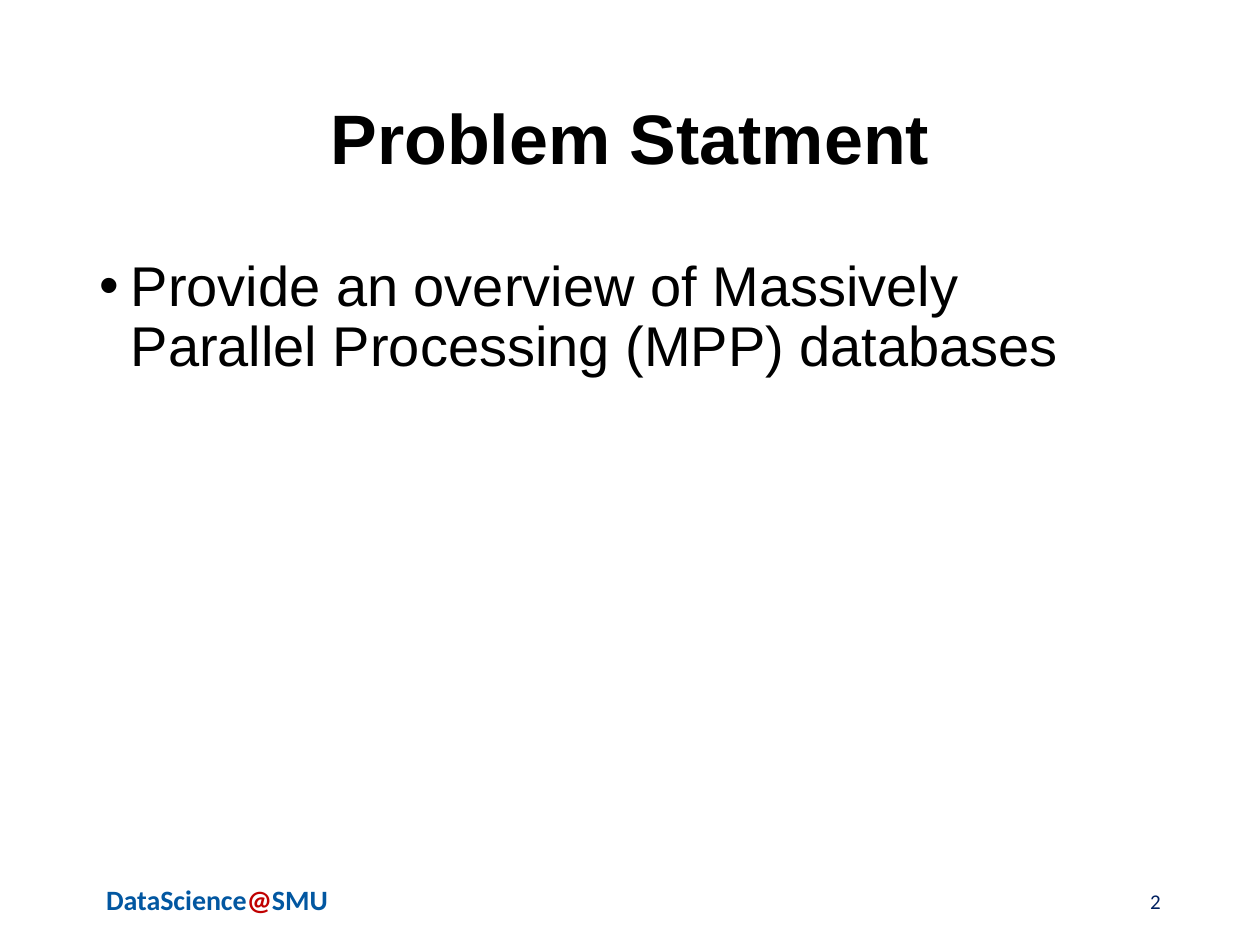
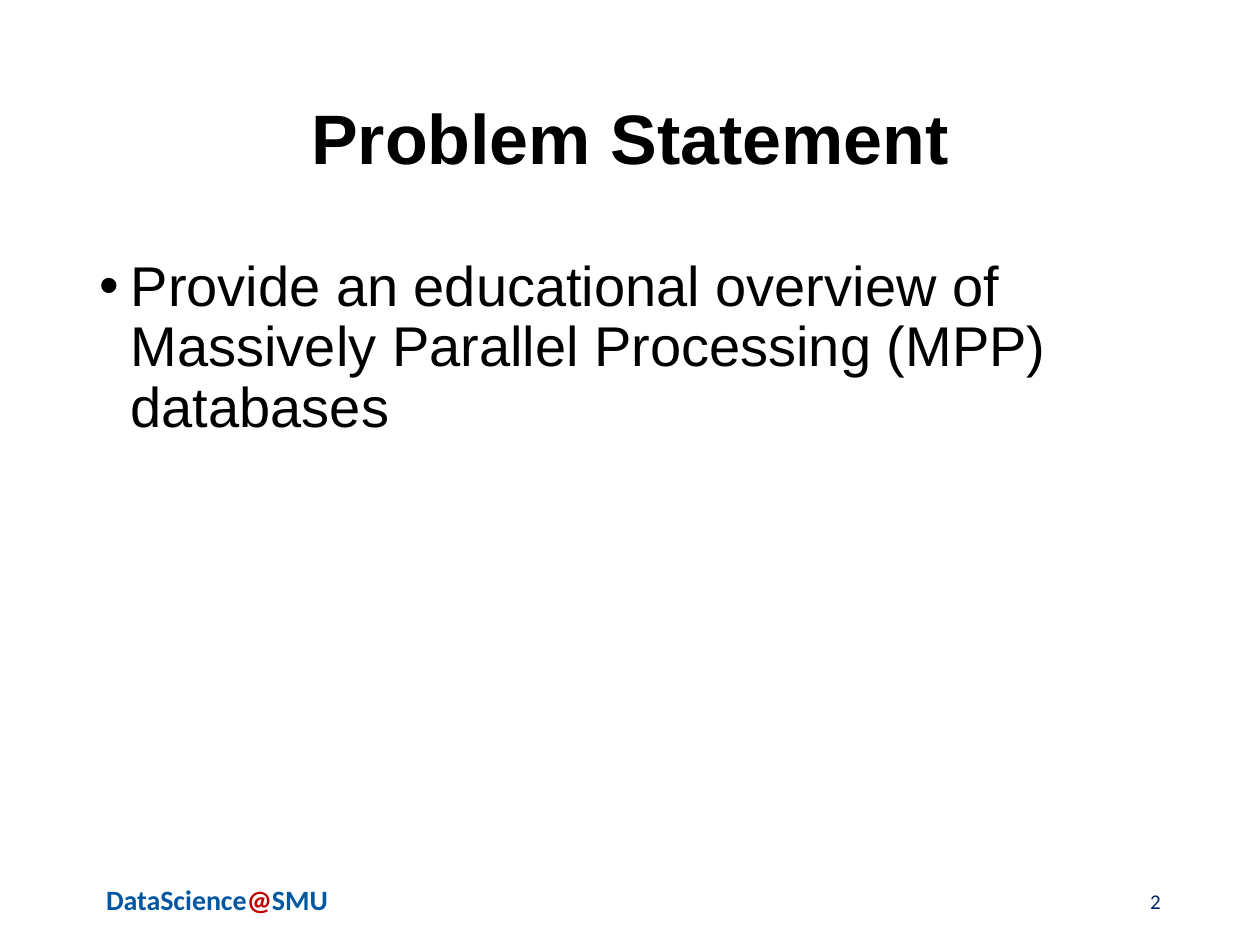
Before and after one commit to jbcroom/MSDS7330Project, a slide deck: slide 2 of Croom_Barker_Dixit_Presentation.pptx. Drawn at 1260x945 pixels with LibreOffice and Linux fonts; fonts in the diff are those of the drawing; background and template pictures are left out. Boxes give left, top, right and bottom in pixels: in the first picture for what was removed or moved away, otherwise in the second. Text is boxed around its words. In the diff, an @@ line names an element or a change of style, - is before the commit and + after.

```diff
--- a/Croom_Barker_Dixit_Presentation.pptx
+++ b/Croom_Barker_Dixit_Presentation.pptx
@@ title at bbox=[311, 113, 948, 165]: text changed @@
-Problem Statment
+Problem Statement
@@ text at bbox=[131, 265, 1046, 428]: text changed @@
-• Provide an overview of Massively Parallel Processing (MPP) databases
+• Provide an educational overview of Massively Parallel Processing (MPP) databases
```
Also in this commit, not shown: 4 slides added, 4 slides removed.
